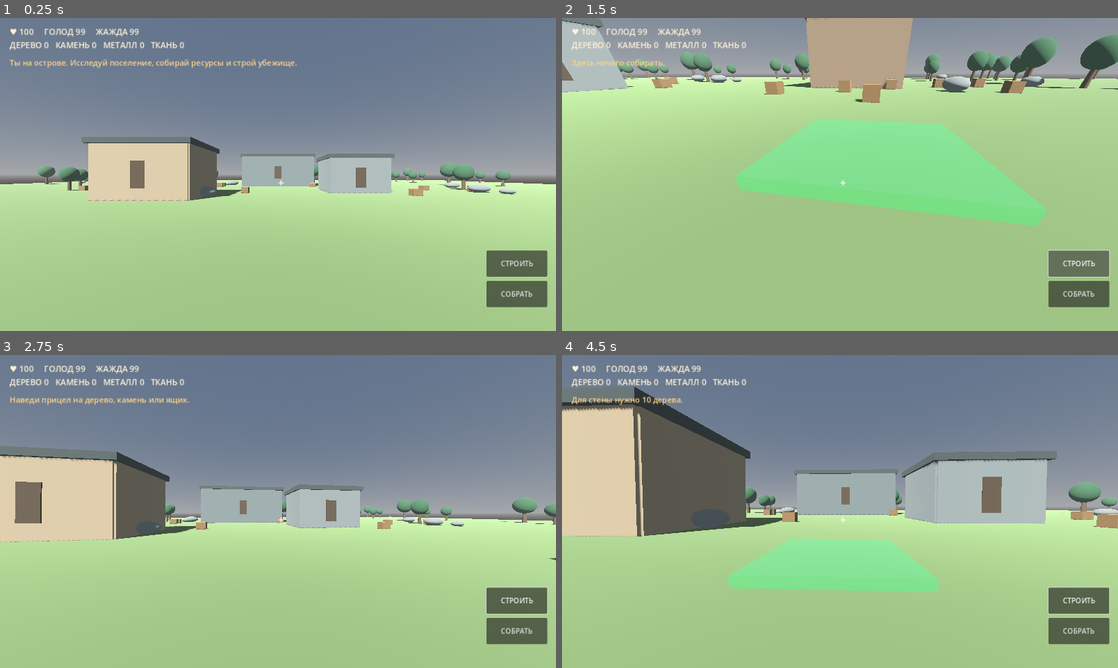
Above: before the commit, frames 1-4 (two rows, left to right).
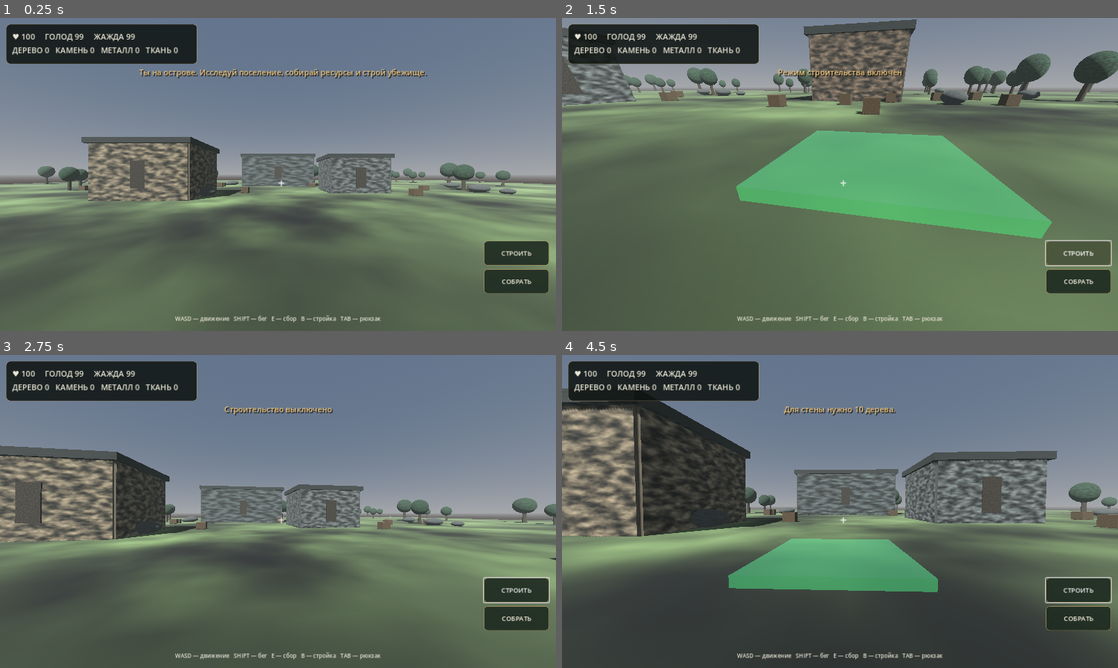
Above: after the commit, the same moments.

Repository: slavaedar12-design/posledniy-rubezh-survival
Game: Godot game, scene res://scenes/Main.tscn
Two runs of this game, one before a commit and one after it. Both use one fixed random seed, a clock stepped at 60 frames per second and the inputs below.
Inputs (mouse positions are in pixels of both pictures, inside the frame that each line leads up to):
- Up to frame 1 (0.25 s): no input
- Up to frame 2 (1.5 s): click "СОБРАТЬ" at 0.5 s; click "СТРОИТЬ" at 1.25 s
- Up to frame 3 (2.75 s): tap Enter at 2 s; move the mouse to (305, 511) at 2.02 s; hold W (move_forward) from 2.03 s (still down); tap B (build) at 2.1 s; click (305, 511) at 2.17 s; tap Space (jump) at 2.27 s; tap E (interact) at 2.3 s
- Up to frame 4 (4.5 s): keep holding W (move_forward); move the mouse to (812, 511) at 2.77 s; tap E (interact) at 2.85, 3.8 s; tap Space (jump) at 3.02 s; tap B (build) at 3.05, 4.35 s; move the mouse to (851, 505) at 3.52 s; click (851, 505) at 3.6 s; move the mouse to (834, 517) at 4.27 s; click (834, 517) at 4.42 s

The runs differ from the first frame. In frame 1, 59% of the frame differs, in the area x 0-100%, y 2-100%; in frame 2, 92%, in the area x 0-100%, y 0-100%; in frame 3, 61%; in frame 4, 71%.

Commit message:
Add responsive dual-orientation survival HUD and procedural surface textures

Diff:
--- a/scripts/main.gd
+++ b/scripts/main.gd
@@ -11,6 +11,10 @@
 var notice_timer=0.0
 var building=false
 var preview: MeshInstance3D
+var hud_panel: PanelContainer
+var help_label: Label
+var gather_button: Button
+var build_button: Button
 
 func _ready():
     _input_setup()
@@ -72,6 +76,7 @@
     var mat=StandardMaterial3D.new()
     mat.albedo_color=Color("#65794b")
     mat.roughness=1.0
+    mat.albedo_texture=_noise_texture(0.035,5)
     mesh.material_override=mat
     body.add_child(mesh)
     var col=CollisionShape3D.new()
@@ -94,10 +99,16 @@
     add_child(root)
     var wall=StandardMaterial3D.new()
     wall.albedo_color=c
+    wall.roughness=0.96
+    wall.albedo_texture=_noise_texture(0.08,4)
     var roof=StandardMaterial3D.new()
     roof.albedo_color=Color("#414744")
+    roof.roughness=0.92
+    roof.albedo_texture=_noise_texture(0.12,3)
     var door=StandardMaterial3D.new()
     door.albedo_color=Color("#493a2b")
+    door.roughness=0.88
+    door.albedo_texture=_noise_texture(0.16,3)
     _solid_box(root,Vector3(0,-s.y/2+0.2,0),Vector3(s.x,0.4,s.z),roof)
     _solid_box(root,Vector3(0,0,-s.z/2),Vector3(s.x,s.y,0.35),wall)
     _solid_box(root,Vector3(-s.x/2,0,0),Vector3(0.35,s.y,s.z),wall)
@@ -107,6 +118,8 @@
     _solid_box(root,Vector3(0,-0.3,s.z/2+0.2),Vector3(1.7,3.4,0.15),door)
     var glass=StandardMaterial3D.new()
     glass.albedo_color=Color("#263d43")
+    glass.roughness=0.22
+    glass.metallic=0.18
     _solid_box(root,Vector3(-s.x/2-0.02,0.8,0),Vector3(0.08,1.5,2),glass)
 
 func _solid_box(parent:Node3D,p:Vector3,s:Vector3,m:Material):
@@ -147,6 +160,8 @@
     trunk.mesh=cm
     var bark=StandardMaterial3D.new()
     bark.albedo_color=Color("#594431")
+    bark.roughness=1.0
+    bark.albedo_texture=_noise_texture(0.18,4)
     trunk.material_override=bark
     trunk.position.y=1.6*k
     root.add_child(trunk)
@@ -157,6 +172,8 @@
     crown.mesh=sm
     var green=StandardMaterial3D.new()
     green.albedo_color=Color("#31583a")
+    green.roughness=1.0
+    green.albedo_texture=_noise_texture(0.07,5)
     crown.material_override=green
     crown.position.y=3.5*k
     root.add_child(crown)
@@ -193,6 +210,8 @@
     mesh.scale=Vector3(1.3,0.8,1)
     var m=StandardMaterial3D.new()
     m.albedo_color=Color("#777a76")
+    m.roughness=0.98
+    m.albedo_texture=_noise_texture(0.11,4)
     mesh.material_override=m
     mesh.position.y=k*0.55
     root.add_child(mesh)
@@ -216,6 +235,8 @@
     mesh.mesh=b
     var m=StandardMaterial3D.new()
     m.albedo_color=Color("#80613d")
+    m.roughness=0.95
+    m.albedo_texture=_noise_texture(0.16,4)
     mesh.material_override=m
     mesh.position.y=0.5
     root.add_child(mesh)
@@ -290,60 +311,138 @@
     add_child(root)
     var mat=StandardMaterial3D.new()
     mat.albedo_color=Color("#806044")
+    mat.roughness=0.92
+    mat.albedo_texture=_noise_texture(0.16,4)
     _solid_box(root,Vector3.ZERO,Vector3(4,3,0.25),mat)
     say("Деревянная стена построена.")
 
 func _ui():
     var layer=CanvasLayer.new()
     add_child(layer)
+
+    hud_panel=PanelContainer.new()
+    hud_panel.add_theme_stylebox_override("panel",_panel_style(Color(0.055,0.075,0.065,0.86)))
+    layer.add_child(hud_panel)
     hud=Label.new()
-    hud.position=Vector2(22,18)
-    hud.add_theme_font_size_override("font_size",19)
-    hud.add_theme_color_override("font_color",Color("#fff2d8"))
-    layer.add_child(hud)
+    hud.add_theme_font_size_override("font_size",18)
+    hud.add_theme_color_override("font_color",Color("#e8e6d5"))
+    hud.add_theme_constant_override("line_spacing",5)
+    hud_panel.add_child(hud)
+
     notice=Label.new()
-    notice.position=Vector2(22,90)
     notice.add_theme_font_size_override("font_size",18)
-    notice.add_theme_color_override("font_color",Color("#ffd28a"))
+    notice.add_theme_color_override("font_color",Color("#f0c77c"))
+    notice.horizontal_alignment=HORIZONTAL_ALIGNMENT_CENTER
+    notice.add_theme_color_override("font_shadow_color",Color(0,0,0,0.8))
+    notice.add_theme_constant_override("shadow_offset_x",2)
+    notice.add_theme_constant_override("shadow_offset_y",2)
     layer.add_child(notice)
+
     var cross=Label.new()
     cross.text="+"
     cross.set_anchors_preset(Control.PRESET_CENTER)
-    cross.add_theme_font_size_override("font_size",25)
+    cross.add_theme_font_size_override("font_size",27)
+    cross.add_theme_color_override("font_color",Color(1,1,1,0.85))
     layer.add_child(cross)
-    var help=Label.new()
-    help.text="WASD — ходьба   SHIFT — бег   E — сбор   B — стройка   TAB — рюкзак"
-    help.set_anchors_preset(Control.PRESET_BOTTOM_WIDE)
-    help.horizontal_alignment=HORIZONTAL_ALIGNMENT_CENTER
-    help.add_theme_color_override("font_color",Color.WHITE)
-    layer.add_child(help)
-    var gather=Button.new()
-    gather.text="СОБРАТЬ"
-    gather.anchor_left=1
-    gather.anchor_right=1
-    gather.anchor_top=1
-    gather.anchor_bottom=1
-    gather.offset_left=-160
-    gather.offset_top=-115
-    gather.offset_right=-20
-    gather.offset_bottom=-55
-    gather.pressed.connect(_interact)
-    layer.add_child(gather)
-    var build_btn=Button.new()
-    build_btn.text="СТРОИТЬ"
-    build_btn.anchor_left=1
-    build_btn.anchor_right=1
-    build_btn.anchor_top=1
-    build_btn.anchor_bottom=1
-    build_btn.offset_left=-160
-    build_btn.offset_top=-185
-    build_btn.offset_right=-20
-    build_btn.offset_bottom=-125
-    build_btn.pressed.connect(func():
-        building=not building
-        preview.visible=building
-    )
-    layer.add_child(build_btn)
+
+    help_label=Label.new()
+    help_label.text="WASD — движение   SHIFT — бег   E — сбор   B — строительство   TAB — рюкзак"
+    help_label.add_theme_font_size_override("font_size",13)
+    help_label.add_theme_color_override("font_color",Color("#e4e1d2"))
+    help_label.horizontal_alignment=HORIZONTAL_ALIGNMENT_CENTER
+    layer.add_child(help_label)
+
+    gather_button=_styled_button("СОБРАТЬ")
+    gather_button.pressed.connect(_interact)
+    layer.add_child(gather_button)
+
+    build_button=_styled_button("СТРОИТЬ")
+    build_button.pressed.connect(_toggle_building)
+    layer.add_child(build_button)
+
+    _layout_ui()
+    get_viewport().size_changed.connect(_layout_ui)
+
+func _panel_style(color:Color)->StyleBoxFlat:
+    var style=StyleBoxFlat.new()
+    style.bg_color=color
+    style.border_color=Color(0.65,0.59,0.43,0.75)
+    style.set_border_width_all(1)
+    style.set_corner_radius_all(9)
+    style.content_margin_left=14
+    style.content_margin_right=14
+    style.content_margin_top=10
+    style.content_margin_bottom=10
+    return style
+
+func _styled_button(caption:String)->Button:
+    var b=Button.new()
+    b.text=caption
+    b.custom_minimum_size=Vector2(138,54)
+    b.add_theme_font_size_override("font_size",15)
+    b.add_theme_color_override("font_color",Color("#f4efdc"))
+    b.add_theme_color_override("font_hover_color",Color.WHITE)
+    var normal=StyleBoxFlat.new()
+    normal.bg_color=Color(0.12,0.17,0.13,0.91)
+    normal.border_color=Color("#a18a5b")
+    normal.set_border_width_all(1)
+    normal.set_corner_radius_all(8)
+    normal.content_margin_left=12
+    normal.content_margin_right=12
+    b.add_theme_stylebox_override("normal",normal)
+    var pressed=normal.duplicate()
+    pressed.bg_color=Color("#4b573d")
+    b.add_theme_stylebox_override("pressed",pressed)
+    b.add_theme_stylebox_override("hover",pressed)
+    return b
+
+func _layout_ui():
+    if not is_instance_valid(hud_panel): return
+    var view=get_viewport().get_visible_rect().size
+    var portrait=view.y>view.x
+    var margin=14.0
+    hud_panel.position=Vector2(margin,margin)
+    hud_panel.size=Vector2(minf(view.x-2*margin,440.0 if not portrait else view.x-2*margin),92 if not portrait else 112)
+    hud_panel.custom_minimum_size=hud_panel.size
+    hud_panel.get_child(0).text="♥ %d     ГОЛОД %d     ЖАЖДА %d\nДЕРЕВО %d   КАМЕНЬ %d\nМЕТАЛЛ %d   ТКАНЬ %d" % [int(health),int(hunger),int(thirst),inventory["Дерево"],inventory["Камень"],inventory["Металл"],inventory["Ткань"]]
+    if portrait:
+        gather_button.position=Vector2(view.x-154,view.y-150)
+        build_button.position=Vector2(view.x-154,view.y-214)
+        gather_button.custom_minimum_size=Vector2(140,56)
+        build_button.custom_minimum_size=Vector2(140,56)
+        help_label.position=Vector2(12,view.y-44)
+        help_label.size=Vector2(view.x-24,30)
+        help_label.text="Свайп слева — движение • справа — обзор"
+        notice.position=Vector2(12,132)
+        notice.size=Vector2(view.x-24,56)
+    else:
+        gather_button.position=Vector2(view.x-166,view.y-142)
+        build_button.position=Vector2(view.x-166,view.y-207)
+        gather_button.custom_minimum_size=Vector2(150,56)
+        build_button.custom_minimum_size=Vector2(150,56)
+        help_label.position=Vector2(220,view.y-38)
+        help_label.size=Vector2(view.x-440,28)
+        help_label.text="WASD — движение   SHIFT — бег   E — сбор   B — стройка   TAB — рюкзак"
+        notice.position=Vector2(view.x*0.25,112)
+        notice.size=Vector2(view.x*0.5,50)
+
+func _toggle_building():
+    building=not building
+    preview.visible=building
+    say("Режим строительства включён" if building else "Строительство выключено")
+
+func _noise_texture(freq:float,octaves:int)->Texture2D:
+    var noise=FastNoiseLite.new()
+    noise.noise_type=FastNoiseLite.TYPE_SIMPLEX
+    noise.frequency=freq
+    noise.fractal_octaves=octaves
+    noise.fractal_gain=0.55
+    var texture=NoiseTexture2D.new()
+    texture.width=256
+    texture.height=256
+    texture.seamless=true
+    texture.noise=noise
+    return texture
 
 func say(t:String):
     notice_text=t
